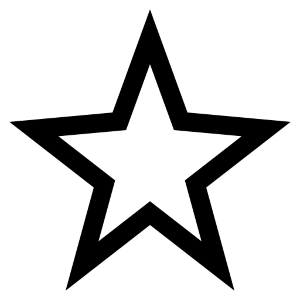
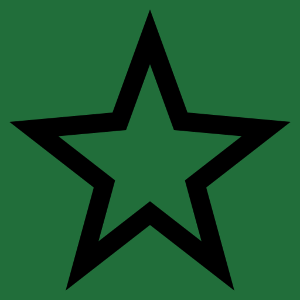
The second 300 x 300 image is a revision of the first. Changes to its layers:
added layer "Calque" above "Arrière-plan" over [9, 9, 291, 291]
renamed "kube_star.png" to "Arrière-plan", painted on it over [0, 0, 300, 300]
